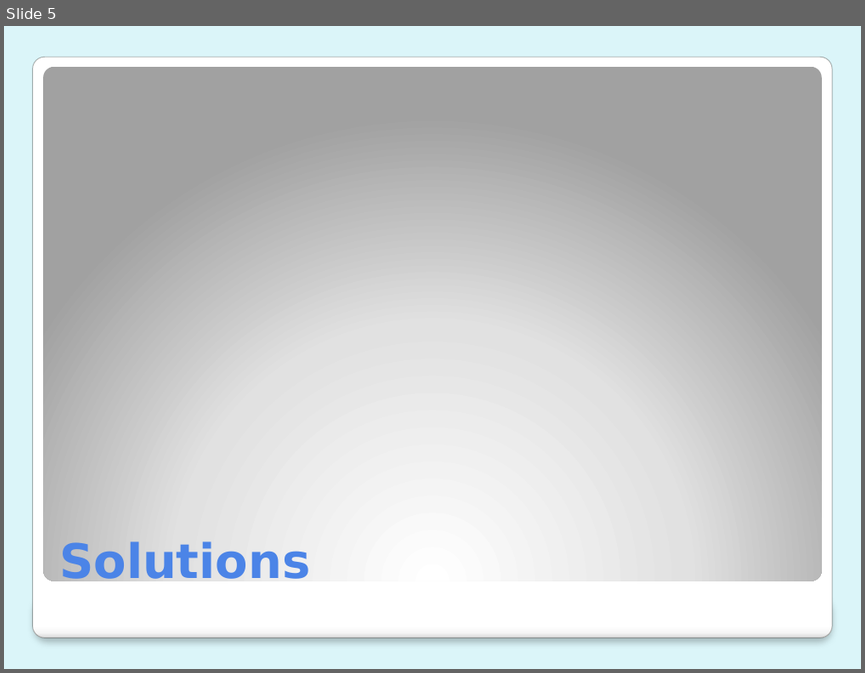
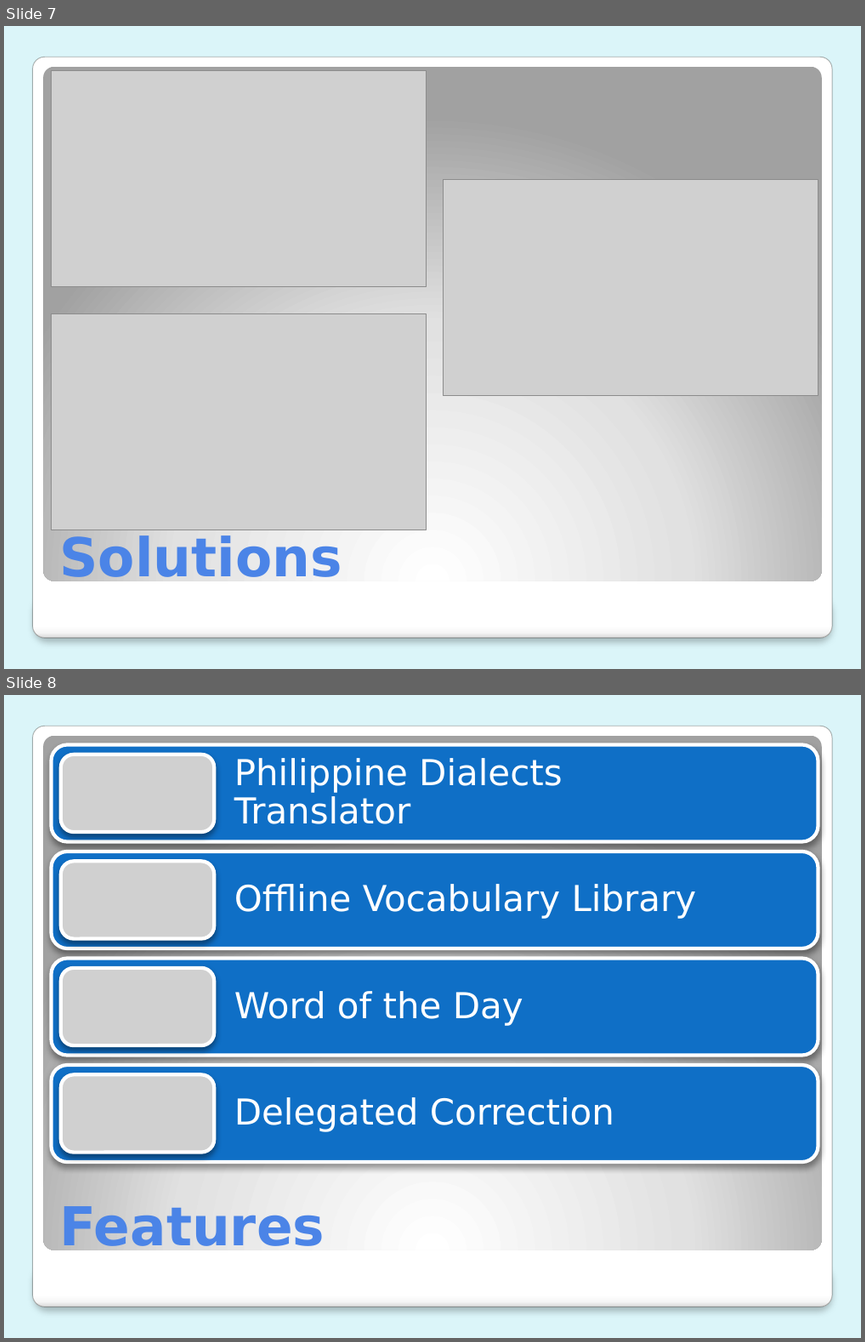
Before and after one commit to mlbelchez/Project---TENTREP, a slide deck: Presentation/PPT/Presentation 3.pptx. Shown one above the other, each under a label of ours: slide 5 before the commit, slides 7 and 8 after it. The pictures are 865x673 and 865x1342 pixels, drawn with LibreOffice and Linux fonts; fonts in the diff are those of the drawing; grey boxes stand for pictures. Boxes give left, top, right and bottom in pixels: in the first picture for what was removed or moved away, otherwise in the second. Text is boxed around its words. In the diff, an @@ line names an element or a change of style, - is before the commit and + after.

```diff
--- a/Presentation/PPT/Presentation 3.pptx
+++ b/Presentation/PPT/Presentation 3.pptx
@@ slide 8 added at <box>4,695,861,1338</box>, background #DBF5F9; not listed: 3 template elements that a slide beside it also shows @@
@@ group added at <box>51,744,818,1162</box>: 4 rounded rectangles, 4 texts, 4 pictures @@
+Philippine Dialects Translator
+Offline Vocabulary Library
+Word of the Day
+Delegated Correction
@@ title added at <box>59,1202,324,1256</box>, 45 pt, text #4C84E8, bold @@
+Features
@@ what was slide 5 is now slide 7 @@
@@ slide 7 changed as well @@
@@ picture added at <box>51,70,426,286</box> @@
@@ picture added at <box>443,179,818,395</box> @@
@@ picture added at <box>51,314,426,530</box> @@
@@ title "Solutions" at <box>59,533,341,587</box>: size 40 to 45 pt @@
```
Also in this commit, not shown: 3 other slides changed, 24 other slides added, 6 slides removed.
